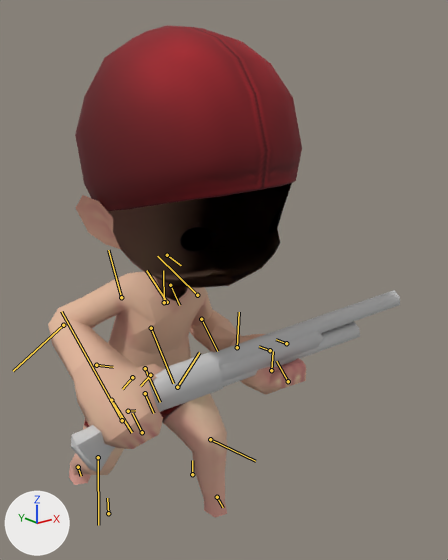
The FBX model SmileGameJam/Assets/resource/character/eve/idle.FBX as it was, and as the next commit left it.
Before and after are seen from a 50 mm lens placed at (-0.919, -1.591, 1.297), pointed at (0.09, -0.33, 0.792). Every picture has the same lights, and +X, +Y and +Z are marked at lower left. Both versions are drawn at frame 49 of the action 'Take 001'; the numbers are the values there. The bones that bend it are drawn over the model as lines.

The first picture shows 'W_G001', 'head_R001'.
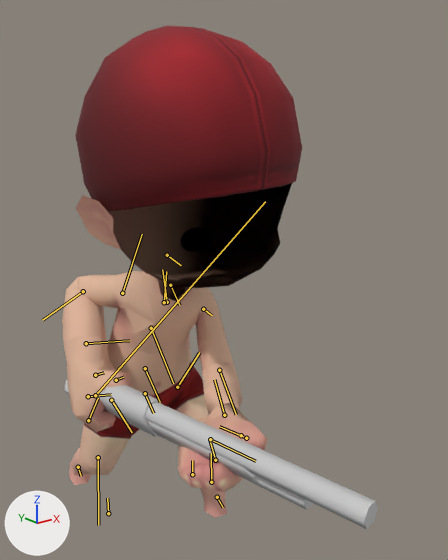
Location of each change, (x1, y1, x2, y2) in pixels of the pictures (448 x 560 px):
'head_R001', posed (7% narrower): before (48, 25, 306, 518); after (62, 26, 302, 518)
'W_G001', posed (18% shorter): before (71, 290, 400, 472); after (64, 380, 378, 529)
bone 'Bip001 L Clavicle', root to tip: before (167, 302) to (146, 270); after (167, 302) to (162, 269)
bone 'Bip001 L UpperArm', root to tip: before (197, 295) to (157, 256); after (203, 309) to (212, 315)
bone 'Bip001 L Forearm', root to tip: before (201, 319) to (217, 351); after (219, 370) to (236, 414)
bone 'Bip001 L Hand', root to tip: before (237, 347) to (239, 312); after (224, 415) to (214, 379)
bone 'Bip001 R Clavicle', root to tip: before (164, 302) to (163, 270); after (164, 302) to (166, 271)
bone 'Bip001 R UpperArm', root to tip: before (121, 297) to (108, 250); after (122, 293) to (142, 234)
bone 'Bip001 R Forearm', root to tip: before (63, 325) to (13, 371); after (83, 291) to (42, 320)
bone 'Bip001 R Hand', root to tip: before (96, 365) to (113, 367); after (86, 343) to (129, 340)
bone 'Bip001 Prop1', root to tip: before (122, 420) to (61, 311); after (95, 395) to (265, 201)

The change, as a diff of the scene's bpy script:
```diff
--- a/SmileGameJam/Assets/resource/character/eve/idle.FBX.py
+++ b/SmileGameJam/Assets/resource/character/eve/idle.FBX.py
@@ bone_bip001_l_clavicle @@
 bone_bip001_l_clavicle = bpy.data.objects['Bip001'].pose.bones['Bip001 L Clavicle']  # child of 'Bip001 Neck'
-bone_bip001_l_clavicle.rotation_quaternion = (0.995, -0.012, 0.0, 0.099)  # degrees (-1, 0, 11)
+bone_bip001_l_clavicle.rotation_quaternion = (0.993, 0.015, 0.0, -0.119)  # degrees (2, 0, -14)
@@ bone_bip001_l_upperarm @@
 bone_bip001_l_upperarm = bpy.data.objects['Bip001'].pose.bones['Bip001 L UpperArm']  # child of 'Bip001 L Clavicle'
-bone_bip001_l_upperarm.rotation_quaternion = (0.956, -0.122, 0.267, -0.026)  # degrees (-17, 30, -8)
+bone_bip001_l_upperarm.rotation_quaternion = (0.813, -0.138, 0.151, -0.545)  # degrees (-23, 5, -69)
@@ bone_bip001_l_forearm @@
 bone_bip001_l_forearm = bpy.data.objects['Bip001'].pose.bones['Bip001 L Forearm']  # child of 'Bip001 L UpperArm'
-bone_bip001_l_forearm.rotation_quaternion = (0.58, 0.0, 0.0, -0.814)  # degrees (0, 0, -109)
+bone_bip001_l_forearm.rotation_quaternion = (0.924, 0.0, 0.0, -0.384)  # degrees (0, 0, -45)
@@ bone_bip001_l_hand @@
 bone_bip001_l_hand = bpy.data.objects['Bip001'].pose.bones['Bip001 L Hand']  # child of 'Bip001 L Forearm'
-bone_bip001_l_hand.rotation_quaternion = (0.527, -0.849, 0.036, 0.0)  # degrees (-116, 2, -4)
+bone_bip001_l_hand.rotation_quaternion = (0.678, -0.726, -0.078, 0.087)  # degrees (-94, 1, 13)
@@ bone_bip001_r_clavicle @@
 bone_bip001_r_clavicle = bpy.data.objects['Bip001'].pose.bones['Bip001 R Clavicle']  # child of 'Bip001 Neck'
-bone_bip001_r_clavicle.rotation_quaternion = (0.984, 0.022, 0.0, 0.178)  # degrees (3, 0, 21)
+bone_bip001_r_clavicle.rotation_quaternion = (0.976, 0.02, 0.032, 0.213)  # degrees (3, 3, 25)
@@ bone_bip001_r_upperarm @@
 bone_bip001_r_upperarm = bpy.data.objects['Bip001'].pose.bones['Bip001 R UpperArm']  # child of 'Bip001 R Clavicle'
-bone_bip001_r_upperarm.rotation_quaternion = (0.984, 0.0, -0.097, -0.146)  # degrees (2, -11, -17)
+bone_bip001_r_upperarm.rotation_quaternion = (0.941, -0.12, -0.272, 0.164)  # degrees (-21, -28, 25)
@@ bone_bip001_r_forearm @@
 bone_bip001_r_forearm = bpy.data.objects['Bip001'].pose.bones['Bip001 R Forearm']  # child of 'Bip001 R UpperArm'
-bone_bip001_r_forearm.rotation_quaternion = (0.578, 0.0, 0.0, -0.816)  # degrees (0, 0, -109)
+bone_bip001_r_forearm.rotation_quaternion = (-0.498, 0.0, 0.0, 0.867)  # degrees (0, 0, -120)
@@ bone_bip001_r_hand @@
 bone_bip001_r_hand = bpy.data.objects['Bip001'].pose.bones['Bip001 R Hand']  # child of 'Bip001 R Forearm'
-bone_bip001_r_hand.rotation_quaternion = (0.977, 0.062, 0.079, 0.187)  # degrees (9, 8, 22)
+bone_bip001_r_hand.rotation_quaternion = (0.916, 0.255, 0.28, 0.132)  # degrees (37, 26, 25)
@@ bone_bip001_prop1 @@
 bone_bip001_prop1 = bpy.data.objects['Bip001'].pose.bones['Bip001 Prop1']
-bone_bip001_prop1.location = (0.356, 1.236, 0.622)
-bone_bip001_prop1.rotation_quaternion = (0.79, -0.554, -0.067, 0.253)  # degrees (-67, 10, 29)
+bone_bip001_prop1.location = (0.298, 1.258, 0.427)
+bone_bip001_prop1.rotation_quaternion = (0.962, 0.002, 0.024, 0.271)  # degrees (1, 3, 31)
```
